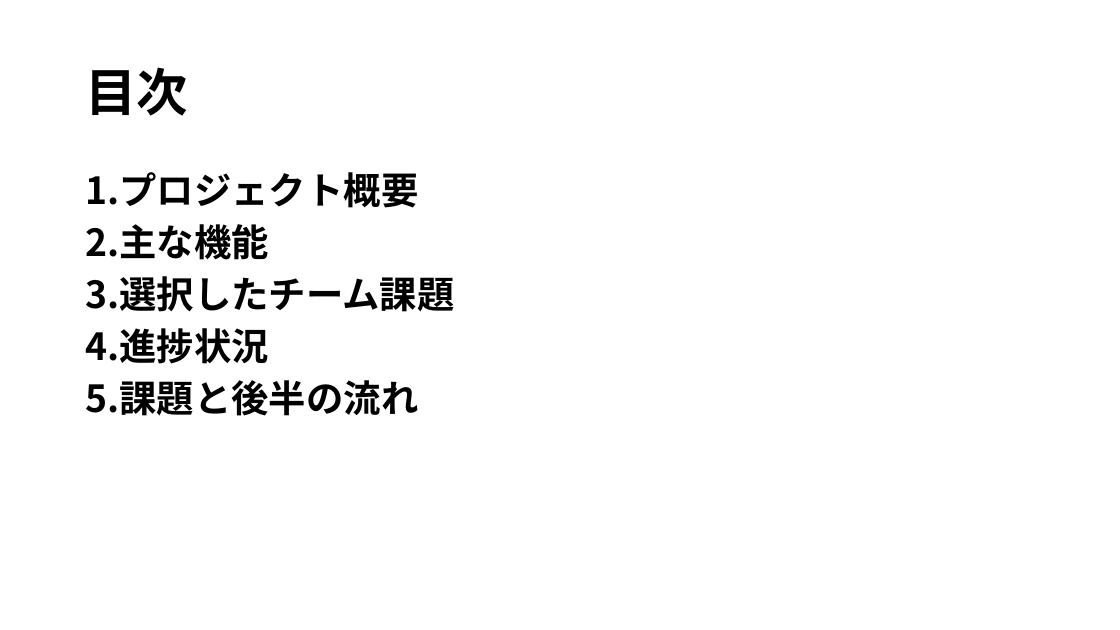
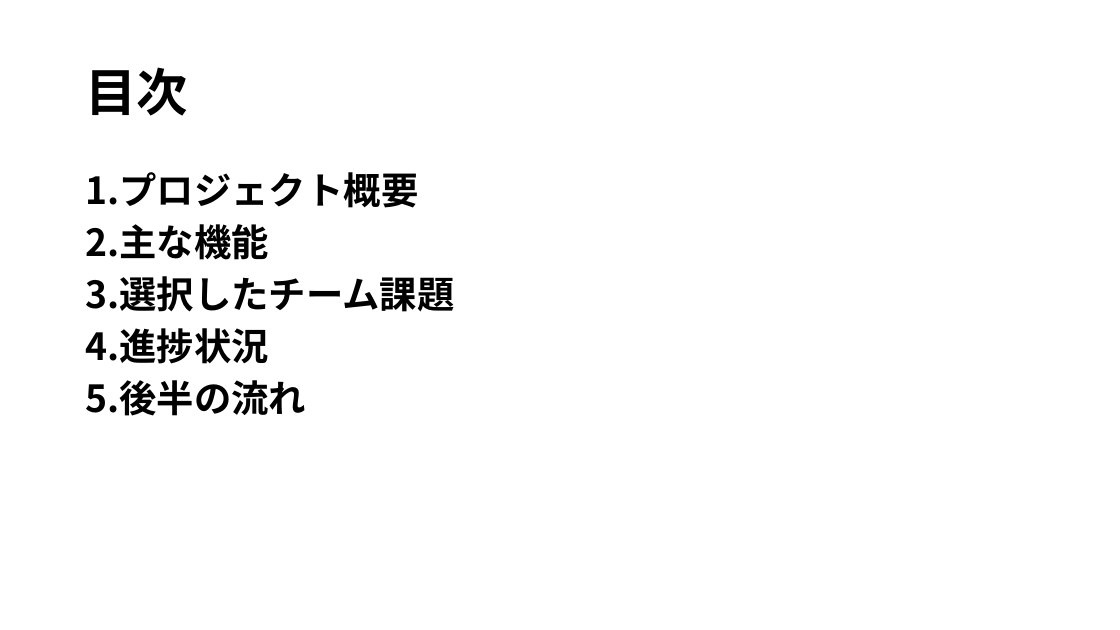
Before and after one commit to kazukiyoshida96/PM-, a slide deck: slide 2 of ＰＭ学科専用2.pptx. Drawn at 1120x630 pixels with LibreOffice and Linux fonts; fonts in the diff are those of the drawing. Boxes give left, top, right and bottom in pixels: in the first picture for what was removed or moved away, otherwise in the second. Text is boxed around its words. In the diff, an @@ line names an element or a change of style, - is before the commit and + after.

```diff
--- a/ＰＭ学科専用2.pptx
+++ b/ＰＭ学科専用2.pptx
@@ text at <box>85,380,306,416</box>: text changed @@
-5.課題と後半の流れ
+5.後半の流れ
```
Also in this commit, not shown: 3 other slides changed, 2 other files.
